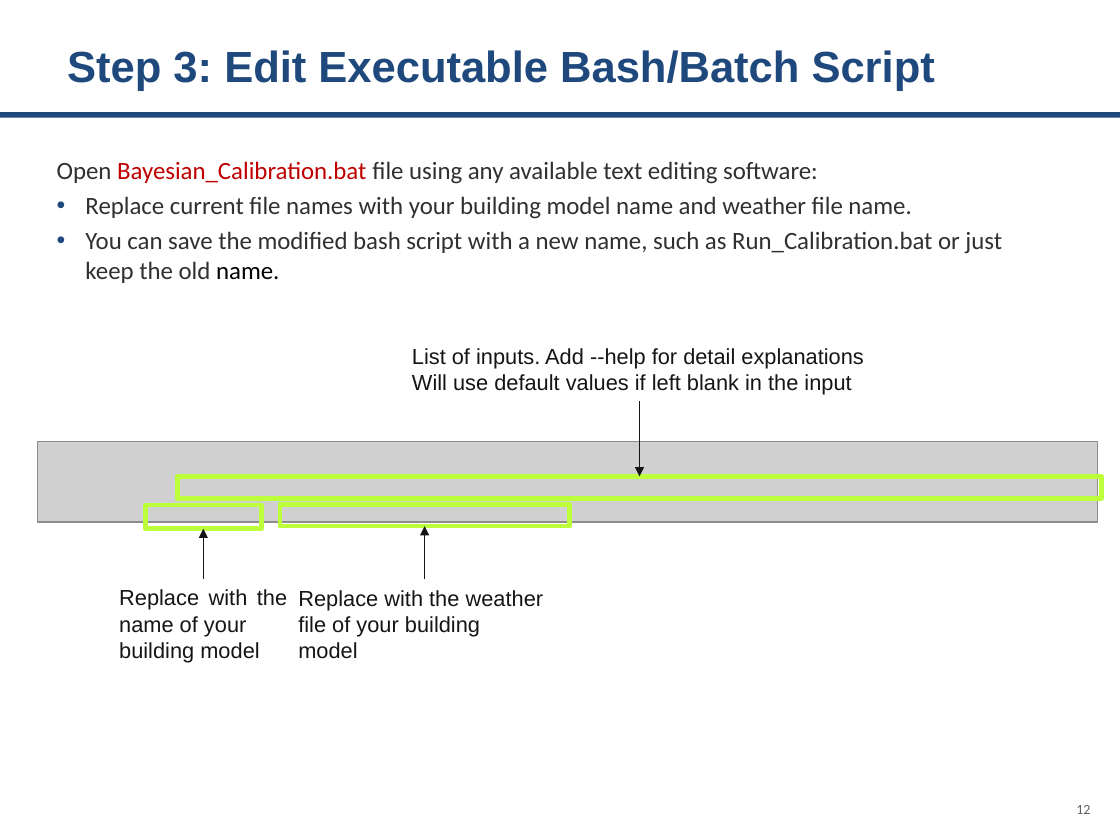
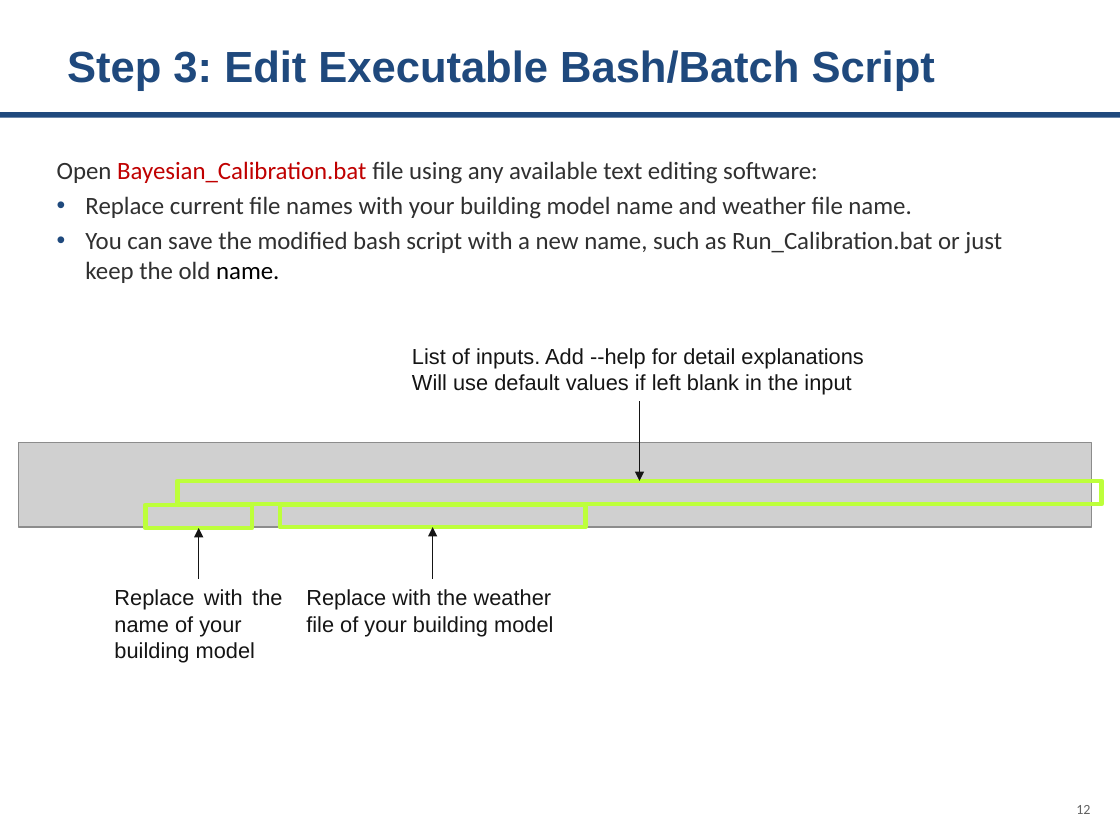
Before and after one commit to Argonne-National-Laboratory/BCUS, a slide deck: slide 12 of tutorials/Bayesian Calibration.pptx. Drawn at 1120x840 pixels with LibreOffice and Linux fonts; fonts in the diff are those of the drawing; grey boxes stand for pictures. Boxes give left, top, right and bottom in pixels: in the first picture for what was removed or moved away, otherwise in the second. Text is boxed around its words. In the diff, an @@ line names an element or a change of style, - is before the commit and + after.

```diff
--- a/tutorials/Bayesian Calibration.pptx
+++ b/tutorials/Bayesian Calibration.pptx
@@ arrow moved from (640, 401) - (640, 476) to (640, 401) - (640, 480) @@
@@ picture: place and size @@
-picture at <box>37,441,1098,522</box>
+picture at <box>18,442,1092,526</box>
@@ rectangle: place and size @@
-rectangle at <box>146,505,262,529</box>
+rectangle at <box>146,505,252,529</box>
@@ rectangle: place and size @@
-rectangle at <box>177,476,1101,498</box>
+rectangle at <box>177,480,1101,504</box>
@@ rectangle: place and size @@
-rectangle at <box>280,504,569,526</box>
+rectangle at <box>280,504,586,526</box>
@@ arrow moved from (204, 579) - (204, 529) to (198, 579) - (198, 528) @@
@@ arrow moved from (424, 579) - (424, 526) to (432, 579) - (432, 528) @@
@@ text "Replace with the name of ...": place and size @@
-text "Replace with the name of ..." at <box>119,589,287,662</box>
+text "Replace with the name of ..." at <box>114,589,282,662</box>
@@ text "Replace with the weather file ..." rewrapped from <box>298,590,544,659</box> to <box>306,589,553,636</box> @@
```
Also in this commit, not shown: 8 other slides changed, 7 other files.
